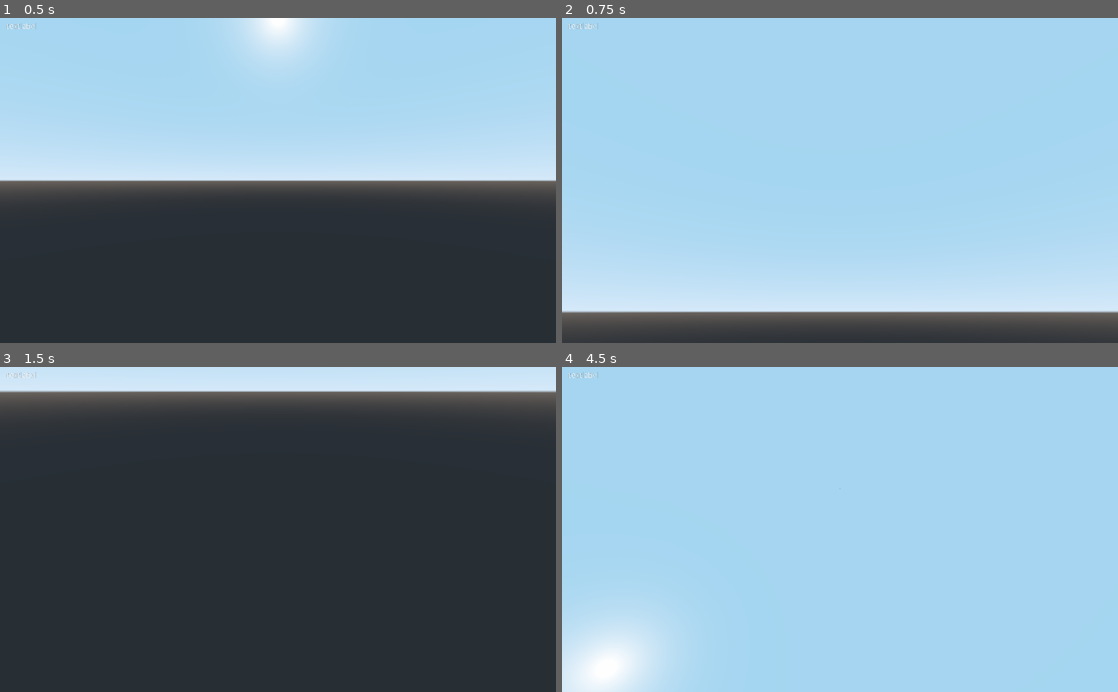
Above: before the commit, frames 1-4 (two rows, left to right).
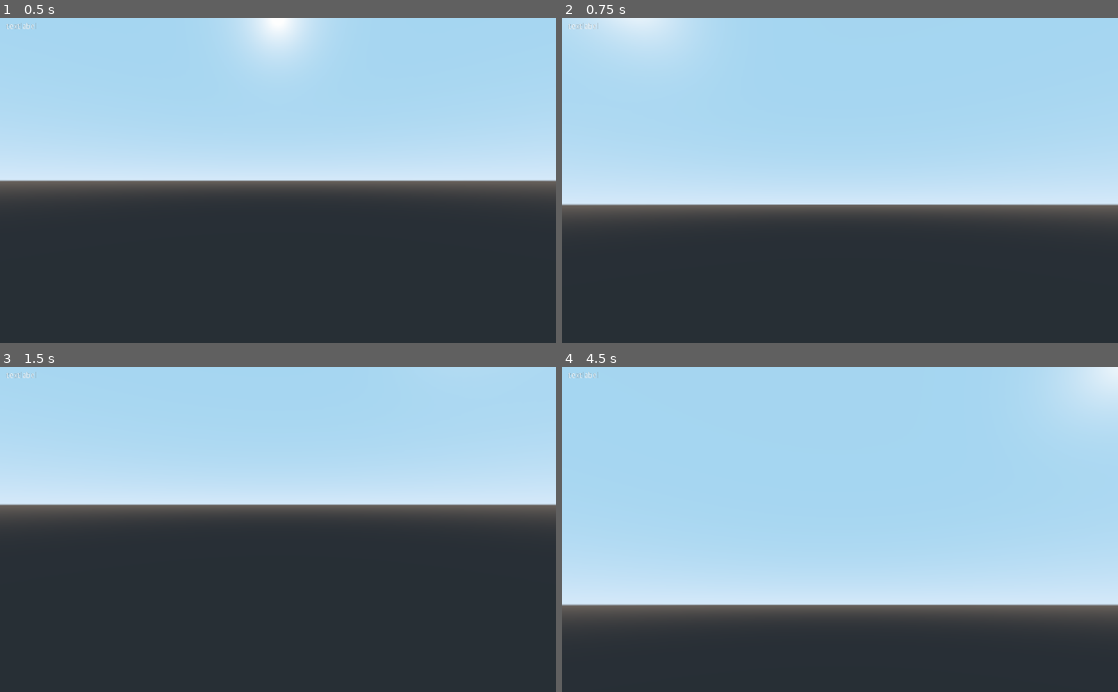
Above: after the commit, the same moments.

Repository: skarnl/godot--gwj31
Game: Godot game, scene res://screens/game/game.tscn
The game is run twice, just before and just after one commit, with the same random seed, the same clock (stepped at 60 frames per second) and the same inputs. This scene is started directly instead of the project's main scene.
Inputs (mouse positions are in pixels of both pictures, inside the frame that each line leads up to):
- Up to frame 1 (0.5 s): no input
- Up to frame 2 (0.75 s): tap Enter at 0.5 s; move the mouse to (962, 164) at 0.52 s; hold D (move_right) from 0.53 s (still down)
- Up to frame 3 (1.5 s): tap Space at 1.25 s; move the mouse to (166, 545) at 1.27 s; release D (move_right) at 1.28 s; hold S (move_backward) from 1.28 s (still down)
- Up to frame 4 (4.5 s): tap Enter at 2, 3.5 s; move the mouse to (895, 458) at 2.02 s; release S (move_backward) at 2.03 s; hold D (move_right) 2.03-2.78 s; tap Space at 2.75, 4.25 s; move the mouse to (812, 594) at 2.77 s; hold W (move_forward) 2.78-3.53 s; move the mouse to (1006, 578) at 3.52 s; hold A (move_left) from 3.53 s (still down); move the mouse to (673, 480) at 4.27 s

Frame 1 is identical in both runs. In frame 2, 48% of the frame differs, in the area x 0-100%, y 0-97%; in frame 3, 46%; in frame 4, 37%.

Commit message:
Tweak look sensitivity

Diff:
--- a/entities/player.gd
+++ b/entities/player.gd
@@ -3,13 +3,14 @@
 
 const GIMBAL_Y_MIN_ROTATION := -80
 const GIMBAL_Y_MAX_ROTATION := 80
+const MOUSE_SENSITIVITY := 200 # will be divided by 1000
 
 enum States { IDLE, WALK, DIALOGUE }
 
 export var move_speed : Vector3
 
 var _direction := Vector3.ZERO
-var _state : int = States.IDLE
+var _state : int = States.WALK
 
 onready var _gimbal_x := $GimbalX
 onready var _gimbal_y := $GimbalX/GimbalY
@@ -72,7 +73,7 @@
 		var camera_change := Vector2(
 			deg2rad(event.relative.x),
 			deg2rad(event.relative.y)
-		)
+		) * MOUSE_SENSITIVITY / 1000
 
 		_gimbal_x.rotate_y(-camera_change.x)
 		_gimbal_y.rotate_x(-camera_change.y)
